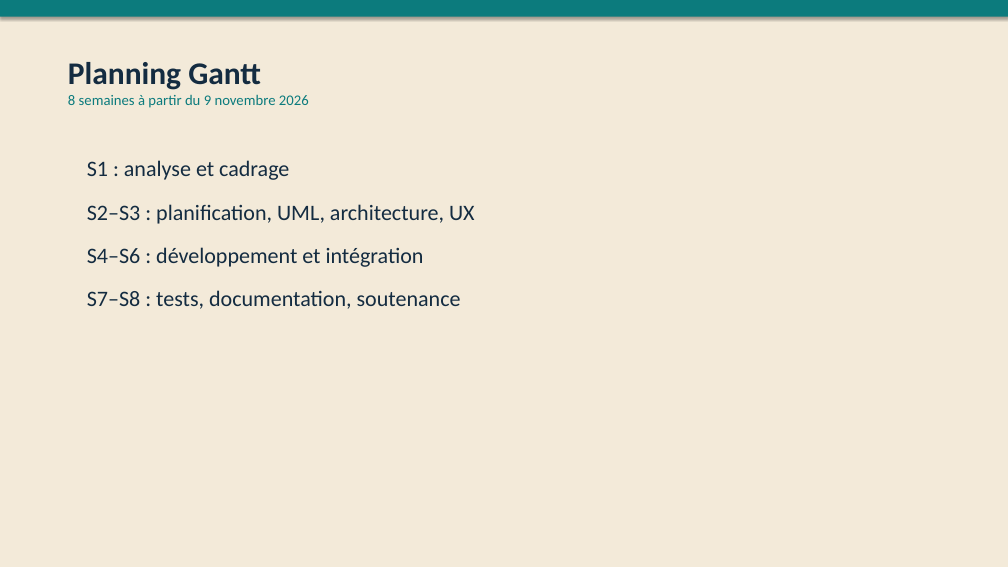
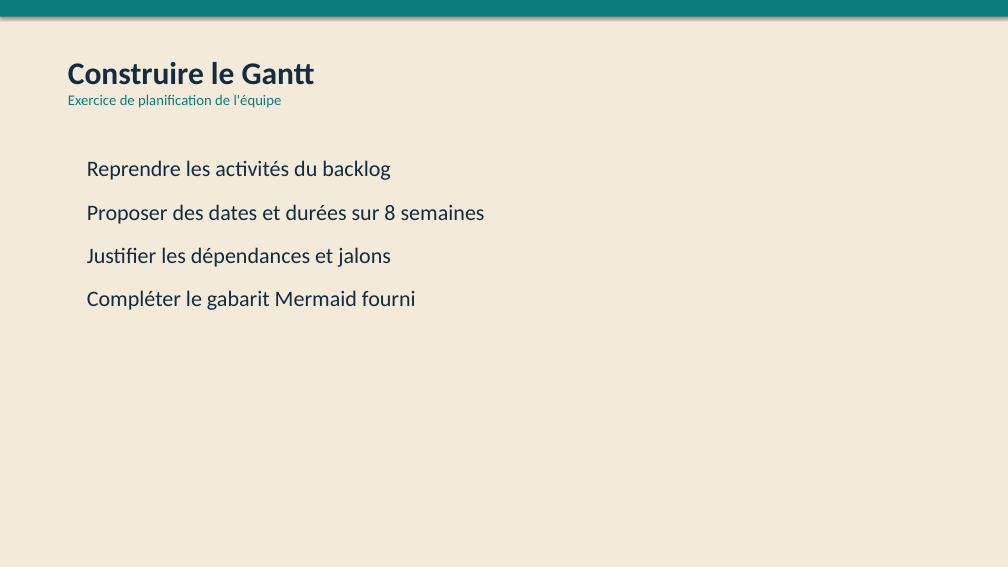
Before and after one commit to Oumaima-El-Badraouy/SELMB, a slide deck: slide 10 of ArtisanConnect_Dossier_Projet/05_Presentation/05_Presentation_ArtisanConnect.pptx. Drawn at 1008x567 pixels with LibreOffice and Linux fonts; fonts in the diff are those of the drawing. Boxes give left, top, right and bottom in pixels: in the first picture for what was removed or moved away, otherwise in the second. Text is boxed around its words. In the diff, an @@ line names an element or a change of style, - is before the commit and + after.

```diff
--- a/ArtisanConnect_Dossier_Projet/05_Presentation/05_Presentation_ArtisanConnect.pptx
+++ b/ArtisanConnect_Dossier_Projet/05_Presentation/05_Presentation_ArtisanConnect.pptx
@@ text at [68, 62, 315, 108]: text changed @@
-Planning Gantt
-8 semaines à partir du 9 novembre 2026
+Construire le Gantt
+Exercice de planification de l'équipe
@@ text at [87, 160, 485, 310]: text changed @@
-S1 : analyse et cadrage
-S2–S3 : planification, UML, architecture, UX
-S4–S6 : développement et intégration
-S7–S8 : tests, documentation, soutenance
+Reprendre les activités du backlog
+Proposer des dates et durées sur 8 semaines
+Justifier les dépendances et jalons
+Compléter le gabarit Mermaid fourni
```
Also in this commit, not shown: 1 slide added, 1 slide removed, 10 other files.
